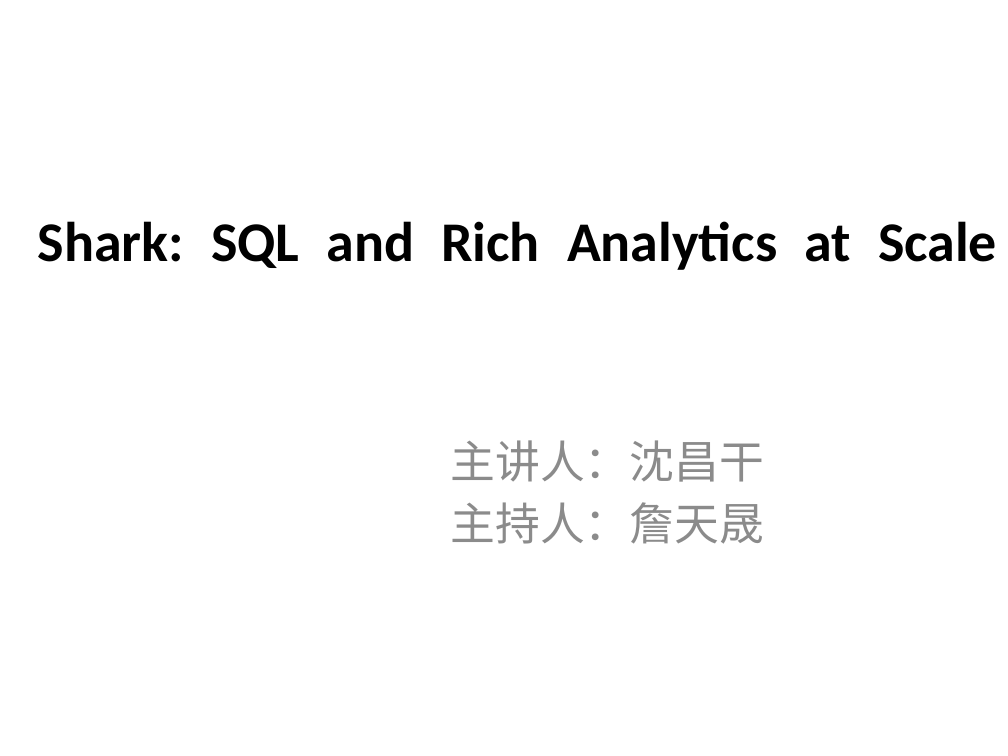
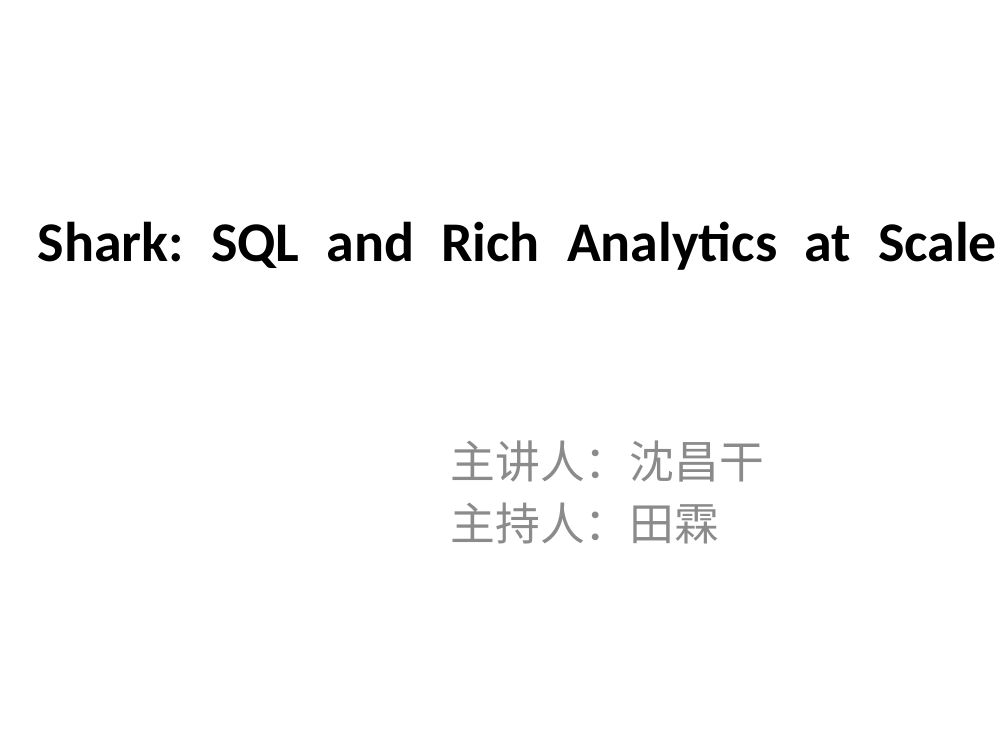
Before and after one commit to wuxingdexian/seminar, a slide deck: slide 1 of Shark SQL and Rich Analytics at Scale.pptx. Drawn at 1008x756 pixels with LibreOffice and Linux fonts; fonts in the diff are those of the drawing. Boxes give left, top, right and bottom in pixels: in the first picture for what was removed or moved away, otherwise in the second. Text is boxed around its words. In the diff, an @@ line names an element or a change of style, - is before the commit and + after.

```diff
--- a/Shark SQL and Rich Analytics at Scale.pptx
+++ b/Shark SQL and Rich Analytics at Scale.pptx
@@ subtitle at (x1=451, y1=502, x2=720, y2=544): text changed @@
-主持人：詹天晟
+主持人：田霖
```
Also in this commit, not shown: 1 other slide changed.
